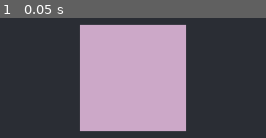
Above: before the commit, frame 1.
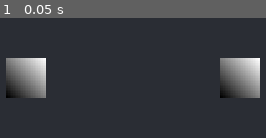
Above: after the commit, the same moment.

Repository: tm-nielsen/arcade-jam-2024
Game: Godot game, scene res://scenes/root.tscn
Same seed, same stepped clock (60 frames per second), same inputs: the game is played once before the commit and once after it.
Inputs:
- Up to frame 1 (0.05 s): no input

The runs differ from the first frame. In frame 1, 44% of the frame differs, in the area x 2-98%, y 5-95%.

Commit message:
Added basic 2 player movement

Diff:
--- a/project.godot
+++ b/project.godot
@@ -29,7 +29,7 @@
 "events": [Object(InputEventKey,"resource_local_to_scene":false,"resource_name":"","device":0,"window_id":0,"alt_presse …(181 unchanged characters)…
 , Object(InputEventKey,"resource_local_to_scene":false,"resource_name":"","device":0,"window_id":0,"alt_pressed":false,"shift_pressed":false,"ctrl_pressed":false,"meta_pressed":false,"pressed":false,"keycode":4194310,"physical_keycode":0,"key_label":0,"unicode":0,"echo":false,"script":null)
 , Object(InputEventKey,"resource_local_to_scene":false,"resource_name":"","device":0,"window_id":0,"alt_pressed":false,"shift_pressed":false,"ctrl_pressed":false,"meta_pressed":false,"pressed":false,"keycode":32,"physical_keycode":0,"key_label":0,"unicode":32,"echo":false,"script":null)
-, Object(InputEventKey,"resource_local_to_scene":false,"resource_name":"","device":-1,"window_id":0,"alt_pressed":false,"shift_pressed":false,"ctrl_pressed":false,"meta_pressed":false,"pressed":false,"keycode":0,"physical_keycode":0,"key_label":67,"unicode":99,"echo":false,"script":null)
+, Object(InputEventKey,"resource_local_to_scene":false,"resource_name":"","device":-1,"window_id":0,"alt_pressed":false,"shift_pressed":false,"ctrl_pressed":false,"meta_pressed":false,"pressed":false,"keycode":67,"physical_keycode":67,"key_label":67,"unicode":99,"echo":false,"script":null)
 , Object(InputEventKey,"resource_local_to_scene":false,"resource_name":"","device":-1,"window_id":0,"alt_pressed":false,"shift_pressed":false,"ctrl_pressed":false,"meta_pressed":false,"pressed":false,"keycode":0,"physical_keycode":0,"key_label":93,"unicode":93,"echo":false,"script":null)
 , Object(InputEventKey,"resource_local_to_scene":false,"resource_name":"","device":-1,"window_id":0,"alt_pressed":false,"shift_pressed":false,"ctrl_pressed":false,"meta_pressed":false,"pressed":false,"keycode":0,"physical_keycode":0,"key_label":53,"unicode":53,"echo":false,"script":null)
 , Object(InputEventKey,"resource_local_to_scene":false,"resource_name":"","device":-1,"window_id":0,"alt_pressed":false,"shift_pressed":false,"ctrl_pressed":false,"meta_pressed":false,"pressed":false,"keycode":0,"physical_keycode":0,"key_label":54,"unicode":54,"echo":false,"script":null)
@@ -134,6 +134,7 @@
 pause={
 "deadzone": 0.5,
 "events": [Object(InputEventMouseButton,"resource_local_to_scene":false,"resource_name":"","device":-1,"window_id":0,"a …(253 unchanged characters)…
+, Object(InputEventKey,"resource_local_to_scene":false,"resource_name":"","device":-1,"window_id":0,"alt_pressed":false,"shift_pressed":false,"ctrl_pressed":false,"meta_pressed":false,"pressed":false,"keycode":0,"physical_keycode":0,"key_label":4194305,"unicode":0,"echo":false,"script":null)
 ]
 }
 
--- a/scenes/game.tscn
+++ b/scenes/game.tscn
@@ -6,11 +6,12 @@
 radius = 12.0
 
 [sub_resource type="Gradient" id="Gradient_nt3cb"]
-offsets = PackedFloat32Array(1)
-colors = PackedColorArray(0.8, 0.662745, 0.788235, 1)
 
 [sub_resource type="GradientTexture2D" id="GradientTexture2D_0ie6r"]
 gradient = SubResource("Gradient_nt3cb")
+width = 24
+height = 24
+fill_from = Vector2(0, 1)
 
 [node name="Game" type="Node2D"]
 
@@ -22,11 +23,25 @@
 editor_draw_screen = false
 editor_draw_drag_margin = true
 
-[node name="Character" type="CharacterBody2D" parent="."]
+[node name="Player 1" type="CharacterBody2D" parent="."]
+position = Vector2(-64, 0)
 script = ExtResource("1_opk7q")
+acceleration = 10.0
 
-[node name="CollisionShape2D" type="CollisionShape2D" parent="Character"]
+[node name="CollisionShape2D" type="CollisionShape2D" parent="Player 1"]
 shape = SubResource("CircleShape2D_bom63")
 
-[node name="Sprite2D" type="Sprite2D" parent="Character"]
+[node name="Sprite2D" type="Sprite2D" parent="Player 1"]
 texture = SubResource("GradientTexture2D_0ie6r")
+
+[node name="Player 2" type="CharacterBody2D" parent="."]
+position = Vector2(64, 0)
+script = ExtResource("1_opk7q")
+player_number = 2
+acceleration = 10.0
+
+[node name="CollisionShape2D" type="CollisionShape2D" parent="Player 2"]
+shape = SubResource("CircleShape2D_bom63")
+
+[node name="Sprite2D" type="Sprite2D" parent="Player 2"]
+texture = SubResource("GradientTexture2D_0ie6r")
--- a/scripts/character_controller.gd
+++ b/scripts/character_controller.gd
@@ -1,6 +1,38 @@
 extends CharacterBody2D
 
+enum PlayerState {IDLE, DASHING, DAMAGED}
+
+@export_range(1, 2) var player_number: int = 1
 @export var acceleration: float = 40
-@export var movement_speed: float = 20
-@export var dash_speed: float = 40
+@export var movement_speed: float = 200
+@export var dash_speed: float = 400
 @export var dash_duration: float = 0.5
+
+var state: PlayerState
+
+
+func _physics_process(_delta):
+  var input_direction := get_input_direction()
+
+  if input_direction != Vector2.ZERO:
+    velocity += acceleration * input_direction
+    if velocity.length() > movement_speed:
+      velocity = velocity.normalized() * movement_speed
+  else:
+    velocity = Vector2.ZERO
+
+  move_and_slide()
+
+
+func get_input_direction() -> Vector2:
+  var vertical_input_direction = _get_numbered_input_axis("up", "down")
+  var horizontal_input_direction = _get_numbered_input_axis("left", "right")
+  return Vector2(horizontal_input_direction, vertical_input_direction).normalized()
+
+func _get_numbered_input_axis(negative_action: String, positive_action: String) -> float:
+  var negative_action_name = _get_input_name(negative_action)
+  var positive_action_name = _get_input_name(positive_action)
+  return Input.get_axis(negative_action_name, positive_action_name)
+
+func _get_input_name(simple_name: String) -> String:
+  return ("p%d_" % player_number) + simple_name
